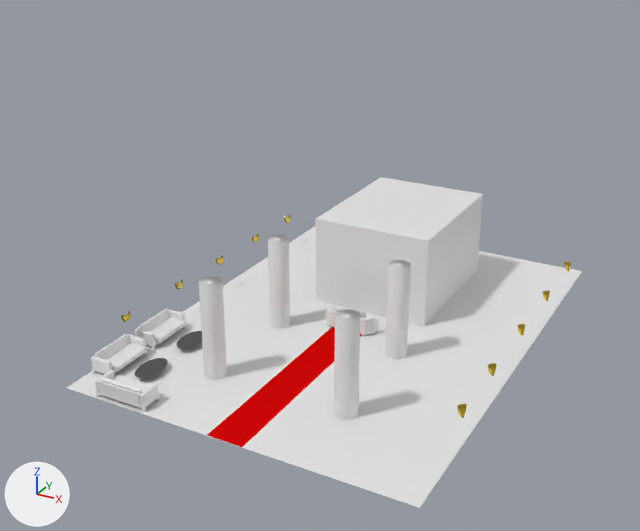
The Blender file Blenderprojekt/1. Models/MS-Eingangshalllllleee.blend, before and after one commit.
Before and after are seen from a camera (50 mm lens) standing at (34.5, -70.3, 40.4) and looking at (-2.1, -3.8, 7.1). Lighting does not change. The marker at lower left points along +X, +Y and +Z.

The scene before the commit, as lines of its bpy script (objects in view):
```python
ob_compi = bpy.data.objects.new('Compi', None)
ob_compi.location = (1.14, -1.72, 1.61)
ob_compi.rotation_euler = (0.0, 0.0, 1.571)  # degrees (0, 0, 90)
ob_compi.scale = (0.266, 0.266, 0.266)
ob_couch = bpy.data.objects.new('Couch', None)
ob_couch.location = (-10.15, -13.96, -0.13)
ob_couch.scale = (2.6, 2.6, 2.6)
ob_couch_001 = bpy.data.objects.new('Couch.001', None)
ob_couch_001.location = (-14.31, -16.88, -0.13)
ob_couch_001.rotation_euler = (0.0, 0.0, 1.571)  # degrees (0, 0, 90)
ob_couch_001.scale = (2.6, 2.6, 2.6)
ob_couch_002 = bpy.data.objects.new('Couch.002', None)
ob_couch_002.location = (-10.15, -8.01, -0.13)
ob_couch_002.scale = (2.6, 2.6, 2.6)
ob_cube_002 = bpy.data.objects.new('Cube.002', me_cube_002)
ob_cube_002.location = (0.418, 0.025, 0.631)
ob_cube_002.scale = (0.241, 0.241, 0.241)
ob_cylinder_003 = bpy.data.objects.new('Cylinder.003', me_cylinder_003)
ob_cylinder_003.location = (6.0, -4.0, 4.5)
ob_cylinder_003.scale = (1.0, 1.0, 4.5)
ob_retze2 = bpy.data.objects.new('retze2', None)
ob_retze2.location = (0.44, -2.63, 0.0)
ob_tisch = bpy.data.objects.new('Tisch', None)
ob_tisch.location = (-10.01, -14.5, 0.06)
ob_tisch.scale = (2.84, 2.84, 2.84)
ob_tisch_001 = bpy.data.objects.new('Tisch.001', None)
ob_tisch_001.location = (-10.01, -8.54, 0.06)
ob_tisch_001.scale = (2.84, 2.84, 2.84)
# me_plane_004
# before: 0 (-0.84, -1.0, 0.0), 1 (0.84, -1.0, 0.0), 2 (-0.84, 1.0, 0.0), 3 (0.84, 1.0, 0.0), 4 (-0.71, 0.9, 0.07)
# before: 5 (-0.71, -0.9, 0.07), 6 (0.71, -0.9, 0.07), 7 (0.71, 0.9, 0.07)
# also in view: 'Cylinder' at (6.5, -15.0, 4.5); 'Cylinder.002' at (-6.5, -4.0, 4.5); 'Plane' at (0.0, 0.0, 0.0); 'Plane.001' at (0.0, -12.6, 0.0); 'Cube' at (0.1, 10.0, 4.5)
```
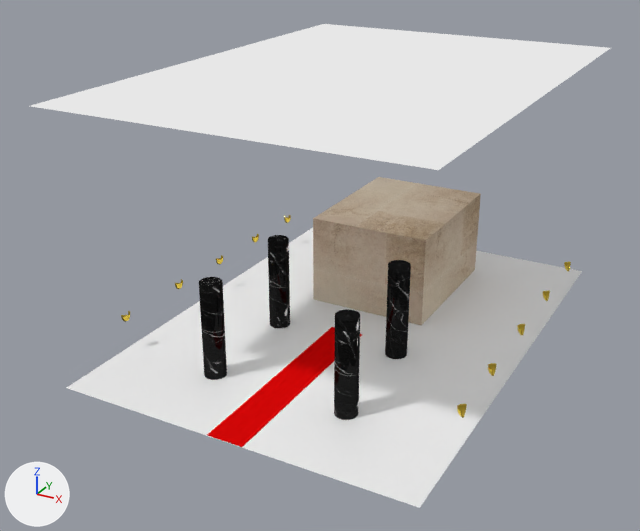
Where the change shows, as pixel boxes (x1, y1, x2, y2) in the pictures (640 x 531 px):
'Plane.002', now drawn: after (31, 24, 610, 170)
'Cube', surface changed, recoloured, moved (white to beige): before (315, 177, 483, 326); after (313, 177, 481, 325)
'Cylinder', recoloured (grey to black): (334, 309, 360, 420) in both
'Cylinder.001', recoloured (grey to black): (199, 277, 227, 380) in both
'Cylinder.003', recoloured (grey to black): (385, 260, 411, 359) in both
'Cylinder.002', recoloured (grey to black): (268, 235, 290, 328) in both
'Couch.001', deleted: before (95, 370, 160, 412)
'Couch', deleted: before (91, 334, 147, 374)
'Couch.002', deleted: before (135, 308, 187, 350)
'retze2', deleted: before (326, 305, 379, 335)
'Tisch', deleted: before (135, 358, 168, 378)
'Tisch.001', deleted: before (176, 331, 202, 349)
'Compi', deleted: before (356, 310, 366, 318)

The change, as a diff of the scene's bpy script:
```diff
--- a/Blenderprojekt/1. Models/MS-Eingangshalllllleee.blend.py
+++ b/Blenderprojekt/1. Models/MS-Eingangshalllllleee.blend.py
@@ mat_material_004 @@
-mat_material_004 = diffuse_material('Material.004')
+mat_material_004 = emission_material('Material.004')
 mat_material_004.base_color = (0.8, 0.8, 0.8)  # white #e7e7e7
@@ mat_material_005 @@
 mat_material_005 = diffuse_material('Material.005')
-mat_material_005.base_color = (0.0985, 0.0985, 0.0985)  # dark grey #585858
+mat_material_005.texture = img_travertin_fliesen_light_02_2c70f1ba98_jpg
@@ mat_material_007 @@
+mat_material_007 = bpy.data.materials.new('Material.007')
+# uses the picture img_marmor_naturstein_fensterbank_32_jpg
@@ me_cube_001 @@
 me_cube_001.from_pydata(...)  # 8 vertices, 6 faces; spans x -1.0..1.0, y -1.0..1.0, z -1.0..1.0
+me_cube_001.materials.append(mat_material_005)  # picture img_travertin_fliesen_light_02_2c70f1ba98_jpg
@@ me_cylinder_003 @@
 me_cylinder_003.from_pydata(...)  # 64 vertices, 34 faces; spans x -1.0..1.0, y -1.0..1.0, z -1.0..1.0
+me_cylinder_003.materials.append(mat_material_007)
@@ me_cylinder_002 @@
 me_cylinder_002.from_pydata(...)  # 64 vertices, 34 faces; spans x -1.0..1.0, y -1.0..1.0, z -1.0..1.0
+me_cylinder_002.materials.append(mat_material_007)
@@ me_cylinder_001 @@
 me_cylinder_001.from_pydata(...)  # 64 vertices, 34 faces; spans x -1.0..1.0, y -1.0..1.0, z -1.0..1.0
+me_cylinder_001.materials.append(mat_material_007)
@@ me_cylinder @@
 me_cylinder.from_pydata(...)  # 64 vertices, 34 faces; spans x -1.0..1.0, y -1.0..1.0, z -1.0..1.0
+me_cylinder.materials.append(mat_material_007)
@@ me_plane_004 @@
 me_plane_004.from_pydata(...)  # 8 vertices, 6 faces; spans x -0.84..0.84, y -1.0..1.0, z 0.0..0.07
 # verts and faces of me_plane_004; kept vertices keep their numbers, new ones are numbered from 8
+# me_plane_004 part 1
+delete_vertices([*range(0, 8)])  # with the faces that use them
+verts[8] = (-1.0, -1.0, 0.0)
+verts[9] = (1.0, -1.0, 0.0)  # pixel (438, 170)
+verts[10] = (-1.0, 1.0, 0.0)  # pixel (323, 23)
+verts[11] = (1.0, 1.0, 0.0)  # pixel (611, 47)
+faces += [(8, 9, 11, 10)]
+me_plane_004.materials.append(mat_material_004)  # white #e7e7e7
@@ ob_compi @@
-ob_compi = bpy.data.objects.new('Compi', None)
@@ ob_retze2 @@
-ob_retze2 = bpy.data.objects.new('retze2', None)
@@ ob_tisch_001 @@
-ob_tisch_001 = bpy.data.objects.new('Tisch.001', None)
@@ ob_tisch @@
-ob_tisch = bpy.data.objects.new('Tisch', None)
@@ ob_couch_002 @@
-ob_couch_002 = bpy.data.objects.new('Couch.002', None)
@@ ob_couch_001 @@
-ob_couch_001 = bpy.data.objects.new('Couch.001', None)
@@ ob_couch @@
-ob_couch = bpy.data.objects.new('Couch', None)
@@ ob_cube @@
 ob_cube = bpy.data.objects.new('Cube', me_cube_001)
-ob_cube.location = (0.06, 9.99, 4.52)
+ob_cube.location = (-0.21, 9.99, 4.52)
 ob_cube.scale = (6.07, 7.65, 4.5)
@@ ob_plane_002 @@
 ob_plane_002 = bpy.data.objects.new('Plane.002', me_plane_004)
-ob_plane_002.location = (0.02, 0.02, -0.96)
+ob_plane_002.location = (0.0, 0.0, 24.56)
+ob_plane_002.scale = (16.5, 23.1, 19.5)
@@ ob_cube_002 @@
-ob_cube_002 = bpy.data.objects.new('Cube.002', me_cube_002)
@@ ob_cube_001 @@
-ob_cube_001 = bpy.data.objects.new('Cube.001', me_cube_003)
@@ ob_cube_003 @@
-ob_cube_003 = bpy.data.objects.new('Cube.003', me_cube)
@@ ob_cube_012 @@
-ob_cube_012 = bpy.data.objects.new('Cube.012', me_cube_018)
@@ ob_cube_011 @@
-ob_cube_011 = bpy.data.objects.new('Cube.011', me_cube_009)
@@ ob_cube_010 @@
-ob_cube_010 = bpy.data.objects.new('Cube.010', me_cube_008)
@@ ob_cylinder_004 @@
-ob_cylinder_004 = bpy.data.objects.new('Cylinder.004', me_cylinder_004)
@@ ob_cylinder_005 @@
-ob_cylinder_005 = bpy.data.objects.new('Cylinder.005', me_cylinder_005)
@@ ob_cylinder_006 @@
-ob_cylinder_006 = bpy.data.objects.new('Cylinder.006', me_cylinder_006)
@@ ob_cylinder_007 @@
-ob_cylinder_007 = bpy.data.objects.new('Cylinder.007', me_cylinder_007)
@@ ob_tisch_002 @@
-ob_tisch_002 = bpy.data.objects.new('Tisch.002', me_circle_001)
@@ ob_tisch_003 @@
-ob_tisch_003 = bpy.data.objects.new('Tisch.003', me_circle)
@@ ob_cube_007 @@
-ob_cube_007 = bpy.data.objects.new('Cube.007', me_cube_017)
@@ ob_couchbeine_003 @@
-ob_couchbeine_003 = bpy.data.objects.new('couchbeine.003', me_cube_016)
@@ ob_couchbeine_002 @@
-ob_couchbeine_002 = bpy.data.objects.new('couchbeine.002', me_cube_015)
@@ ob_couchbeine_001 @@
-ob_couchbeine_001 = bpy.data.objects.new('couchbeine.001', me_cube_014)
@@ ob_couchbeine @@
-ob_couchbeine = bpy.data.objects.new('couchbeine', me_cube_013)
@@ ob_cube_008 @@
-ob_cube_008 = bpy.data.objects.new('Cube.008', me_cube_012)
@@ ob_cube_009 @@
-ob_cube_009 = bpy.data.objects.new('Cube.009', me_cube_010)
@@ ob_cube_006 @@
-ob_cube_006 = bpy.data.objects.new('Cube.006', me_cube_007)
@@ ob_cube_005 @@
-ob_cube_005 = bpy.data.objects.new('Cube.005', me_cube_006)
@@ ob_cube_004 @@
-ob_cube_004 = bpy.data.objects.new('Cube.004', me_cube_005)
@@ ob_cube_013 @@
-ob_cube_013 = bpy.data.objects.new('Cube.013', me_cube_004)
@@ ob_cube_014 @@
-ob_cube_014 = bpy.data.objects.new('Cube.014', me_cube_011)
```
